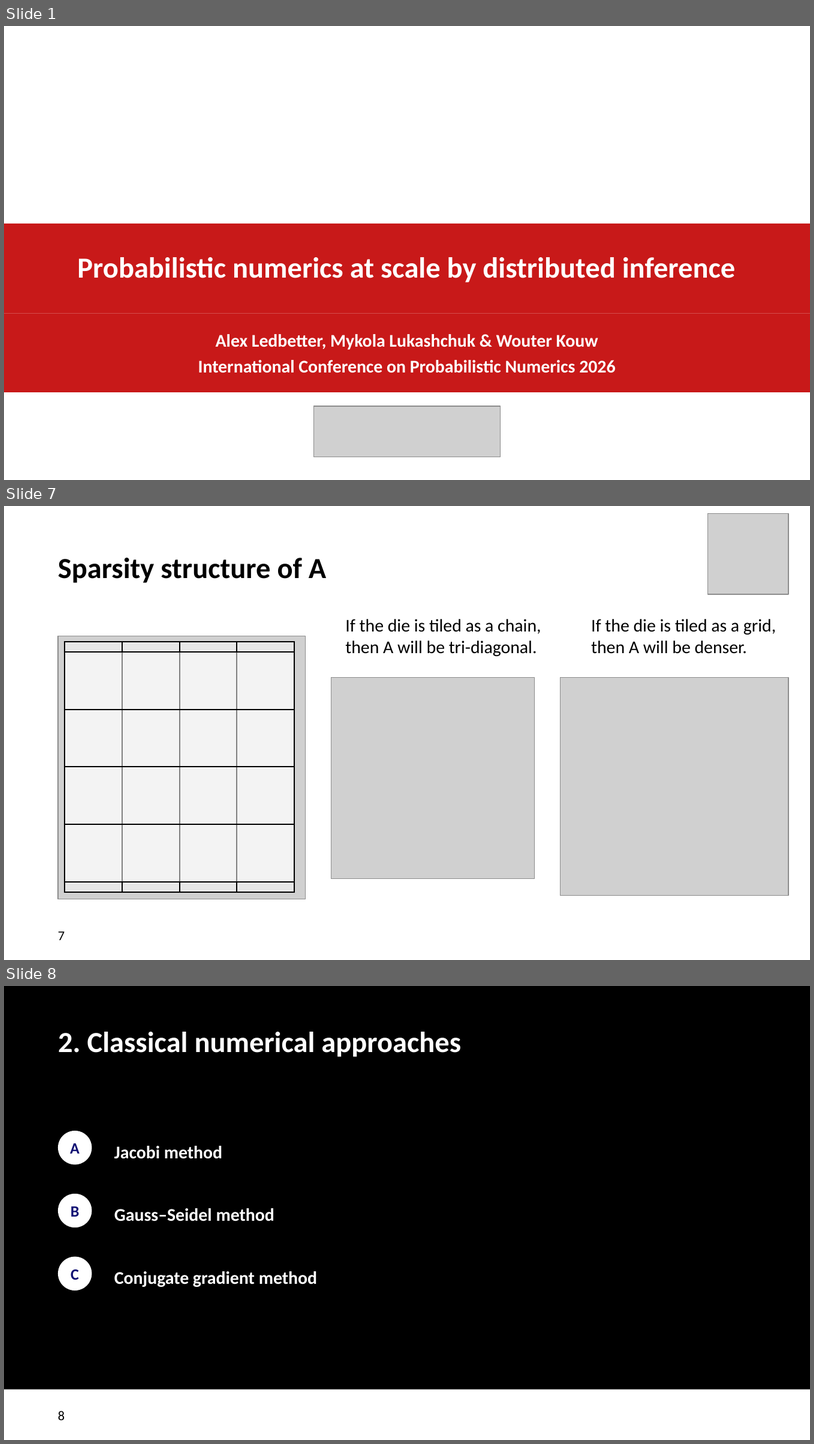
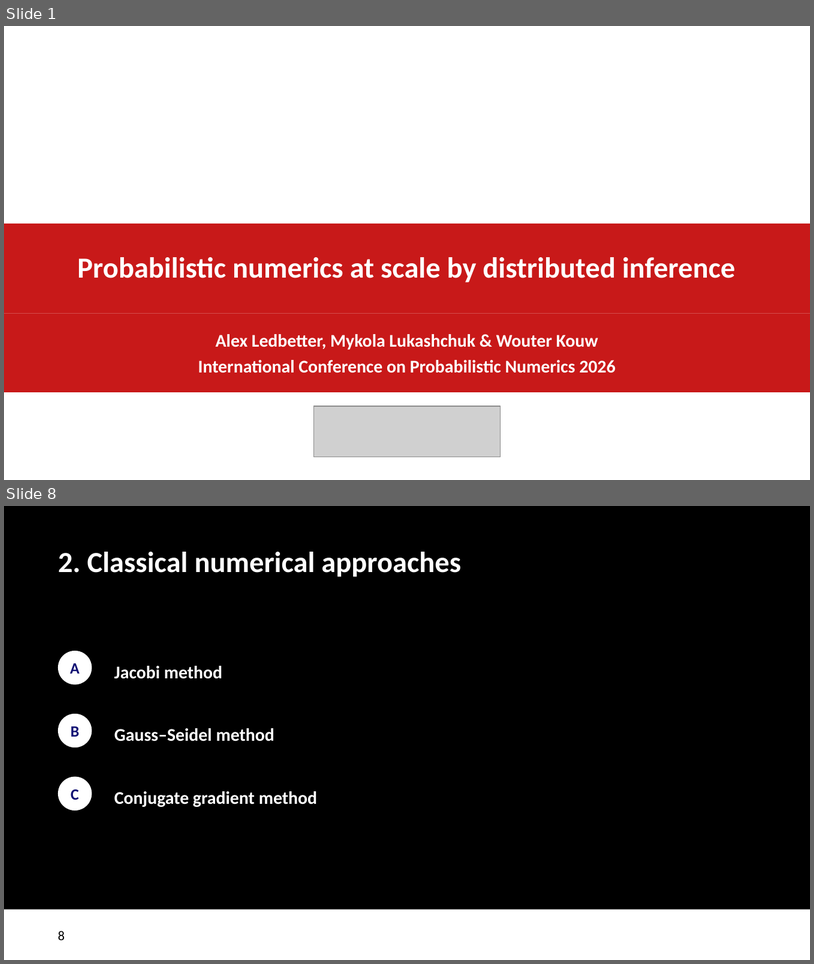
Before and after one commit to biaslab/ProbNum2026-Tutorial, a slide deck: slides/BIASlab-ProbNum2026.pptx. Shown one above the other, each under a label of ours: slides 1, 7 and 8 before the commit, slides 1 and 8 after it; the slides between them are not shown. The pictures are 814x1444 and 814x964 pixels, drawn with LibreOffice and Linux fonts; fonts in the diff are those of the drawing; grey boxes stand for pictures; background and template pictures are left out. Boxes give left, top, right and bottom in pixels: in the first picture for what was removed or moved away, otherwise in the second. Text is boxed around its words. In the diff, an @@ line names an element or a change of style, - is before the commit and + after.

```diff
--- a/slides/BIASlab-ProbNum2026.pptx
+++ b/slides/BIASlab-ProbNum2026.pptx
@@ slide 7 removed at (4, 506, 810, 960), background #FFFFFF @@
@@ picture removed at (708, 514, 789, 595) @@
@@ title removed at (58, 558, 326, 583) @@
-Sparsity structure of A
@@ text removed at (345, 619, 541, 656) @@
-If the die is tiled as a chain,
-then A will be tri-diagonal.
@@ text removed at (591, 619, 776, 654) @@
-If the die is tiled as a grid,
-then A will be denser.
@@ picture removed at (57, 636, 305, 899) @@
@@ rectangle removed at (65, 642, 122, 892) @@
@@ rectangle removed at (123, 642, 180, 892) @@
@@ rectangle removed at (180, 642, 237, 892) @@
@@ rectangle removed at (237, 642, 294, 892) @@
@@ rectangle removed at (65, 652, 294, 709) @@
@@ picture removed at (332, 678, 536, 879) @@
@@ picture removed at (560, 678, 789, 895) @@
@@ rectangle removed at (65, 709, 294, 766) @@
@@ rectangle removed at (65, 766, 294, 824) @@
@@ rectangle removed at (65, 825, 294, 882) @@
@@ page number removed at (58, 931, 65, 940) @@
-7
```
Also in this commit, not shown: 15 slides changed, 22 slides added, 8 other slides removed, 19 other files.
